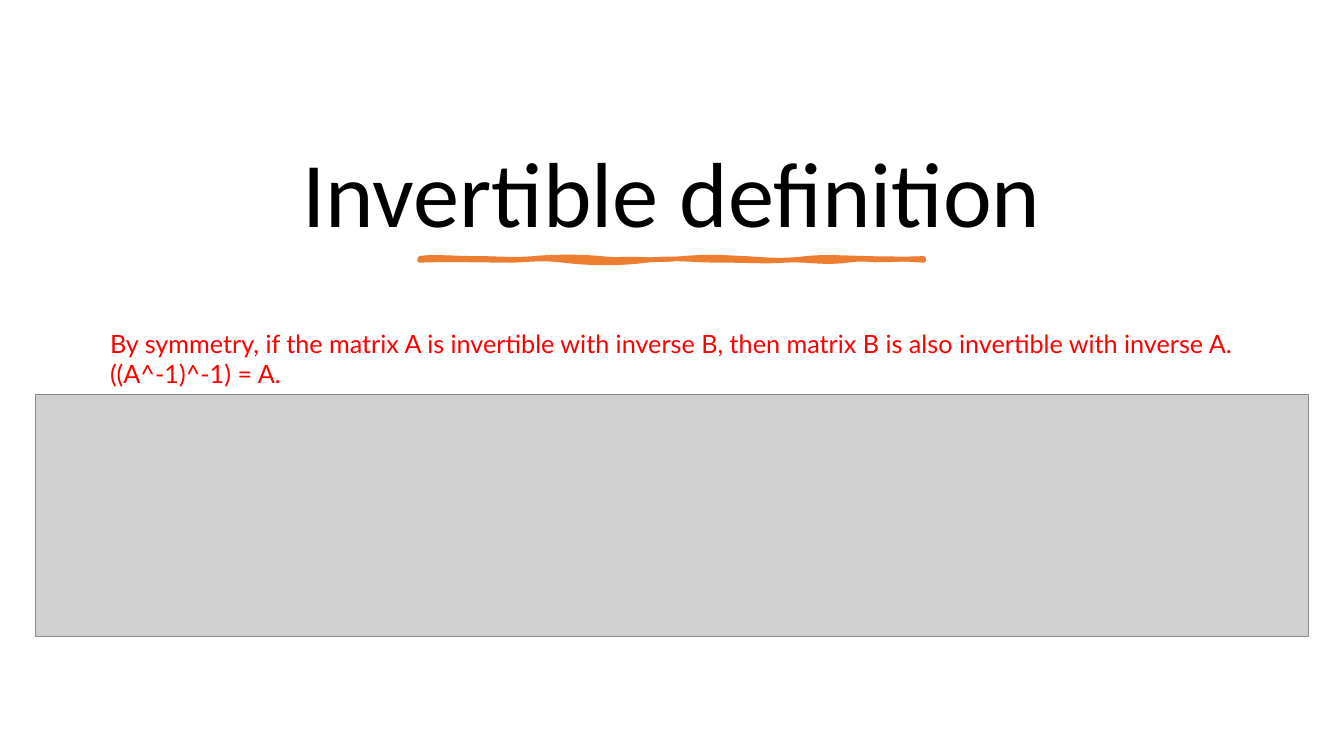
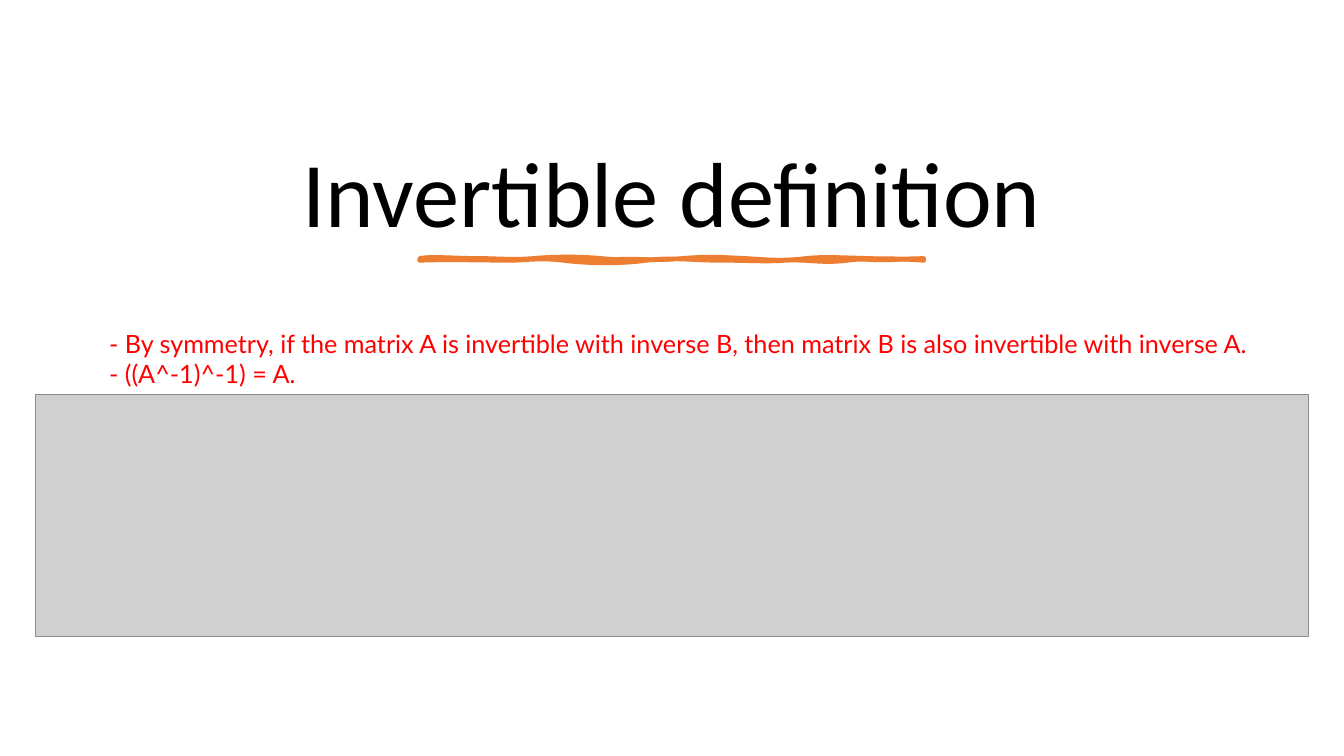
Before and after one commit to Jeffchen54/Linear-Definitions-and-Theorems, a slide deck: slide 1 of Unit 3-4 Definitions.pptx. Drawn at 1344x756 pixels with LibreOffice and Linux fonts; fonts in the diff are those of the drawing; grey boxes stand for pictures. Boxes give left, top, right and bottom in pixels: in the first picture for what was removed or moved away, otherwise in the second. Text is boxed around its words. In the diff, an @@ line names an element or a change of style, - is before the commit and + after.

```diff
--- a/Unit 3-4 Definitions.pptx
+++ b/Unit 3-4 Definitions.pptx
@@ text at bbox=[125, 334, 1247, 387]: text changed @@
-By symmetry, if the matrix A is invertible with inverse B, then matrix B is also invertible with inverse A.
-((A^-1)^-1) = A.
+- By symmetry, if the matrix A is invertible with inverse B, then matrix B is also invertible with inverse A.
+- ((A^-1)^-1) = A.
```
Also in this commit, not shown: 10 slides added, 1 other file.
